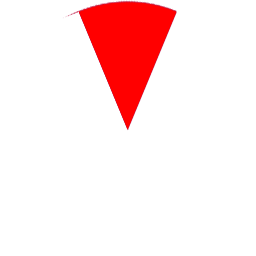
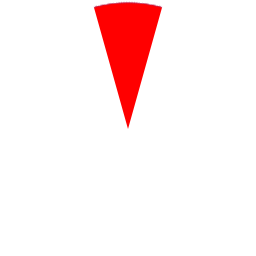
The second 256 x 256 image is a revision of the first. Changes to its layers:
added layer "Layer 1 copy" above "Layer 1" over 128, 1, 163, 129
painted on "Layer 1" over 63, 0, 177, 131
